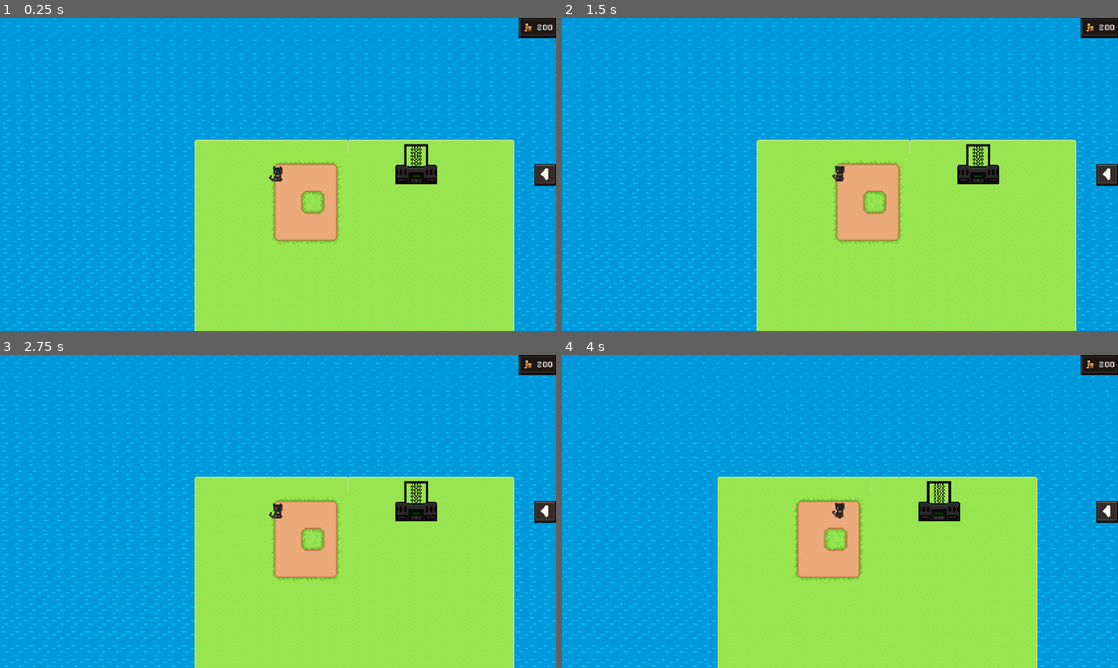
Above: before the commit, frames 1-4 (two rows, left to right).
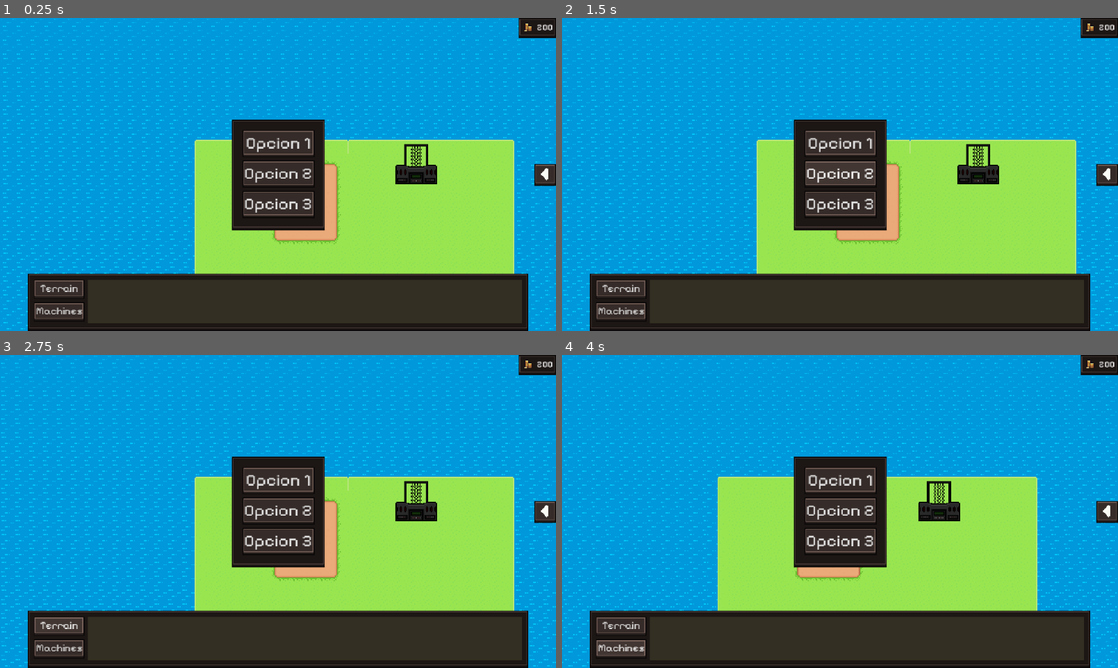
Above: after the commit, the same moments.

Repository: WarriorGW/Steamation
Game: Godot game, scene res://Scenes/Game.tscn
Two runs of this game, one before a commit and one after it. Both use one fixed random seed, a clock stepped at 60 frames per second and the inputs below.
Inputs (mouse positions are in pixels of both pictures, inside the frame that each line leads up to):
- Up to frame 1 (0.25 s): no input
- Up to frame 2 (1.5 s): click (840, 143) at 0.5 s, where only the run after the commit has a clickable "Opcion 1"; click (840, 174) at 1.25 s, where only the run after the commit has a clickable "Opcion 2"
- Up to frame 3 (2.75 s): click (61, 627) at 2 s, where only the run after the commit has a clickable "Terrain"
- Up to frame 4 (4 s): click (623, 649) at 2.75 s, where only the run after the commit has a clickable "Machines"; hold D (right) from 3.53 s (still down)

The runs differ from the first frame. In frame 1, 23% of the frame differs, in the area x 5-95%, y 32-100%; in frame 2, 23%; in frame 3, 23%; in frame 4, 23%.

Commit message:
Modified scaling

Diff:
--- a/Scenes/inGameUI.tscn
+++ b/Scenes/inGameUI.tscn
@@ -20,6 +20,33 @@
 [sub_resource type="AtlasTexture" id="AtlasTexture_j2qsc"]
 atlas = ExtResource("1_j2qsc")
 region = Rect2(32, 32, 16, 16)
+
+[sub_resource type="Animation" id="Animation_ktxmv"]
+length = 0.001
+tracks/0/type = "value"
+tracks/0/imported = false
+tracks/0/enabled = true
+tracks/0/path = NodePath("RightSidebarMenu/RightSideContent:visible")
+tracks/0/interp = 1
+tracks/0/loop_wrap = true
+tracks/0/keys = {
+"times": PackedFloat32Array(0),
+"transitions": PackedFloat32Array(1),
+"update": 1,
+"values": [false]
+}
+tracks/1/type = "value"
+tracks/1/imported = false
+tracks/1/enabled = true
+tracks/1/path = NodePath("RightSidebarMenu/RightSideContent/MarginContainer:visible")
+tracks/1/interp = 1
+tracks/1/loop_wrap = true
+tracks/1/keys = {
+"times": PackedFloat32Array(0),
+"transitions": PackedFloat32Array(1),
+"update": 1,
+"values": [true]
+}
 
 [sub_resource type="Animation" id="Animation_flcp1"]
 resource_name = "right_side_bar_spawn"
@@ -48,38 +75,14 @@
 "values": [false, true]
 }
 
-[sub_resource type="Animation" id="Animation_ktxmv"]
-length = 0.001
-tracks/0/type = "value"
-tracks/0/imported = false
-tracks/0/enabled = true
-tracks/0/path = NodePath("RightSidebarMenu/RightSideContent:visible")
-tracks/0/interp = 1
-tracks/0/loop_wrap = true
-tracks/0/keys = {
-"times": PackedFloat32Array(0),
-"transitions": PackedFloat32Array(1),
-"update": 1,
-"values": [false]
-}
-tracks/1/type = "value"
-tracks/1/imported = false
-tracks/1/enabled = true
-tracks/1/path = NodePath("RightSidebarMenu/RightSideContent/MarginContainer:visible")
-tracks/1/interp = 1
-tracks/1/loop_wrap = true
-tracks/1/keys = {
-"times": PackedFloat32Array(0),
-"transitions": PackedFloat32Array(1),
-"update": 1,
-"values": [true]
-}
-
 [sub_resource type="AnimationLibrary" id="AnimationLibrary_6j5n7"]
 _data = {
 &"RESET": SubResource("Animation_ktxmv"),
 &"right_side_bar_spawn": SubResource("Animation_flcp1")
 }
+
+[sub_resource type="StyleBoxFlat" id="StyleBoxFlat_ktxmv"]
+bg_color = Color(0.2, 0.18300001, 0.132, 1)
 
 [node name="UI" type="Control"]
 layout_mode = 3
@@ -90,7 +93,6 @@
 grow_vertical = 2
 
 [node name="MainMenu" type="PanelContainer" parent="."]
-visible = false
 layout_mode = 1
 anchors_preset = 8
 anchor_left = 0.5
@@ -117,20 +119,17 @@
 
 [node name="Button" type="Button" parent="MainMenu/MarginContainer/GridContainer"]
 layout_mode = 2
-focus_mode = 0
 text = "Opcion 1
 "
 metadata/_edit_use_anchors_ = true
 
 [node name="Button2" type="Button" parent="MainMenu/MarginContainer/GridContainer"]
 layout_mode = 2
-focus_mode = 0
 text = "Opcion 2"
 metadata/_edit_use_anchors_ = true
 
 [node name="Button3" type="Button" parent="MainMenu/MarginContainer/GridContainer"]
 layout_mode = 2
-focus_mode = 0
 text = "Opcion 3"
 metadata/_edit_use_anchors_ = true
 
@@ -183,7 +182,6 @@
 layout_mode = 2
 size_flags_horizontal = 4
 size_flags_vertical = 4
-focus_mode = 0
 icon = SubResource("AtlasTexture_ktxmv")
 icon_alignment = 1
 expand_icon = true
@@ -223,4 +221,49 @@
 &"": SubResource("AnimationLibrary_6j5n7")
 }
 
+[node name="ShopMenu" type="PanelContainer" parent="."]
+layout_mode = 1
+anchors_preset = 7
+anchor_left = 0.5
+anchor_top = 1.0
+anchor_right = 0.5
+anchor_bottom = 1.0
+offset_left = -2.0
+offset_top = -6.0
+offset_right = 2.0
+grow_horizontal = 2
+grow_vertical = 0
+
+[node name="MarginContainer" type="MarginContainer" parent="ShopMenu"]
+layout_mode = 2
+theme_override_constants/margin_left = 5
+theme_override_constants/margin_top = 5
+theme_override_constants/margin_right = 5
+theme_override_constants/margin_bottom = 5
+
+[node name="HBoxContainer" type="HBoxContainer" parent="ShopMenu/MarginContainer"]
+layout_mode = 2
+
+[node name="VBoxContainer" type="VBoxContainer" parent="ShopMenu/MarginContainer/HBoxContainer"]
+layout_mode = 2
+
+[node name="Button" type="Button" parent="ShopMenu/MarginContainer/HBoxContainer/VBoxContainer"]
+layout_mode = 2
+theme_override_font_sizes/font_size = 12
+text = "Terrain"
+
+[node name="Button2" type="Button" parent="ShopMenu/MarginContainer/HBoxContainer/VBoxContainer"]
+layout_mode = 2
+theme_override_font_sizes/font_size = 12
+text = "Machines"
+
+[node name="ScrollContainer" type="ScrollContainer" parent="ShopMenu/MarginContainer/HBoxContainer"]
+custom_minimum_size = Vector2(500, 50)
+layout_mode = 2
+theme_override_styles/panel = SubResource("StyleBoxFlat_ktxmv")
+
+[node name="GridContainer" type="GridContainer" parent="ShopMenu/MarginContainer/HBoxContainer/ScrollContainer"]
+layout_mode = 2
+columns = 5
+
 [connection signal="pressed" from="RightSidebarMenu/ToggleButton" to="RightSidebarMenu" method="_on_toggle_button_pressed"]
--- a/default_theme.tres
+++ b/default_theme.tres
@@ -11,9 +11,7 @@
 texture_margin_bottom = 4.0
 region_rect = Rect2(272, 64, 48, 16)
 
-[sub_resource type="StyleBoxTexture" id="StyleBoxTexture_50bnw"]
-texture = ExtResource("1_e7bfs")
-region_rect = Rect2(272, 48, 48, 16)
+[sub_resource type="StyleBoxEmpty" id="StyleBoxEmpty_3taad"]
 
 [sub_resource type="StyleBoxTexture" id="StyleBoxTexture_cefca"]
 texture = ExtResource("1_e7bfs")
@@ -52,7 +50,7 @@
 Button/font_sizes/font_size = 20
 Button/fonts/font = ExtResource("1_3taad")
 Button/styles/disabled = SubResource("StyleBoxTexture_7j863")
-Button/styles/focus = SubResource("StyleBoxTexture_50bnw")
+Button/styles/focus = SubResource("StyleBoxEmpty_3taad")
 Button/styles/hover = SubResource("StyleBoxTexture_cefca")
 Button/styles/normal = SubResource("StyleBoxTexture_3taad")
 Button/styles/pressed = SubResource("StyleBoxTexture_ed8xq")
--- a/project.godot
+++ b/project.godot
@@ -17,10 +17,11 @@
 
 [display]
 
-window/size/viewport_width=1280
-window/size/viewport_height=720
+window/size/viewport_width=640
+window/size/viewport_height=360
+window/size/window_width_override=1280
+window/size/window_height_override=720
 window/stretch/mode="canvas_items"
-window/stretch/scale=2.0
 mouse_cursor/custom_image="uid://07ed35qlvdse"
 
 [gui]
Not shown: 1 places in Scenes/inGameUI.tscn that only renumber resources
